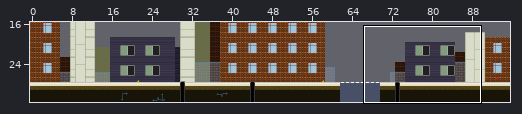
A Tiled map gets an edit: assets/tilemaps/level_1.tmx. The picture above shows the old version from afar; the outline marks the close-up.
Close-up. Before the commit:
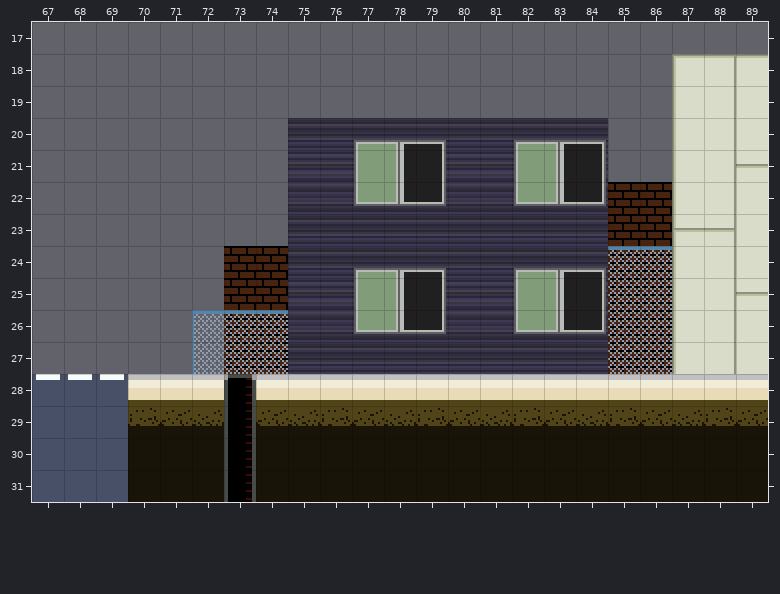
Cells are 16x16 px. Shown: x 67..89, y 17..31.
Once edited:
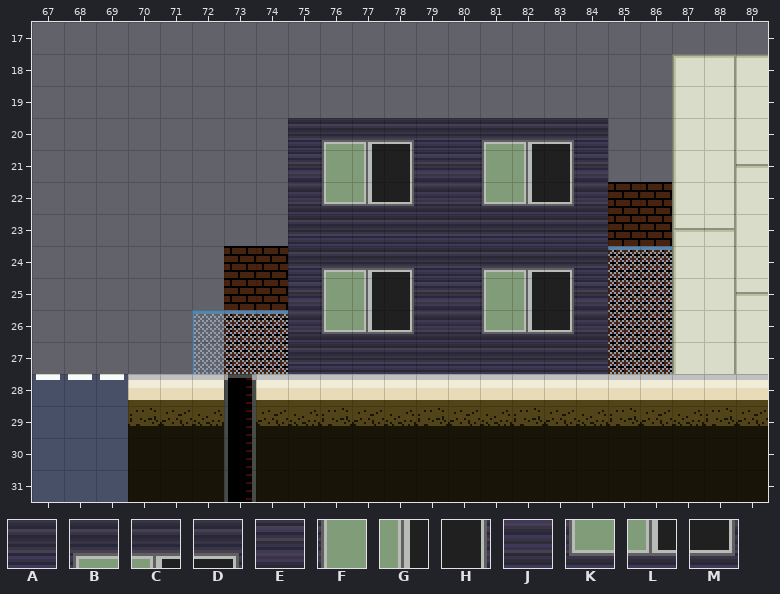
Key: from "bg": A 11, B 13, C 14, D 15, E 27, F 29, G 30, H 31, J 43, K 45, L 46, M 47.
_ is an empty cell.
Message: Fix pixel bleeding by extruding tilesets
Edits made:
Layer "Background1":
y 20: x 76..79 ____ -> BCDA; x 81..84 ____ -> BCDA
y 21: x 76..79 ____ -> FGHE; x 81..84 ____ -> FGHE
y 22: x 76..79 ____ -> KLMJ; x 81..84 ____ -> KLMJ
y 24: x 76..79 ____ -> BCDA; x 81..84 ____ -> BCDA
y 25: x 76..79 ____ -> FGHE; x 81..84 ____ -> FGHE
y 26: x 76..79 ____ -> KLMJ; x 81..84 ____ -> KLMJ
Where, in picture pixels (left, top, right, bottom), the same in both close-ups:
added: (322, 140, 446, 206)
added: (482, 140, 606, 206)
added: (322, 268, 446, 334)
added: (482, 268, 606, 334)
